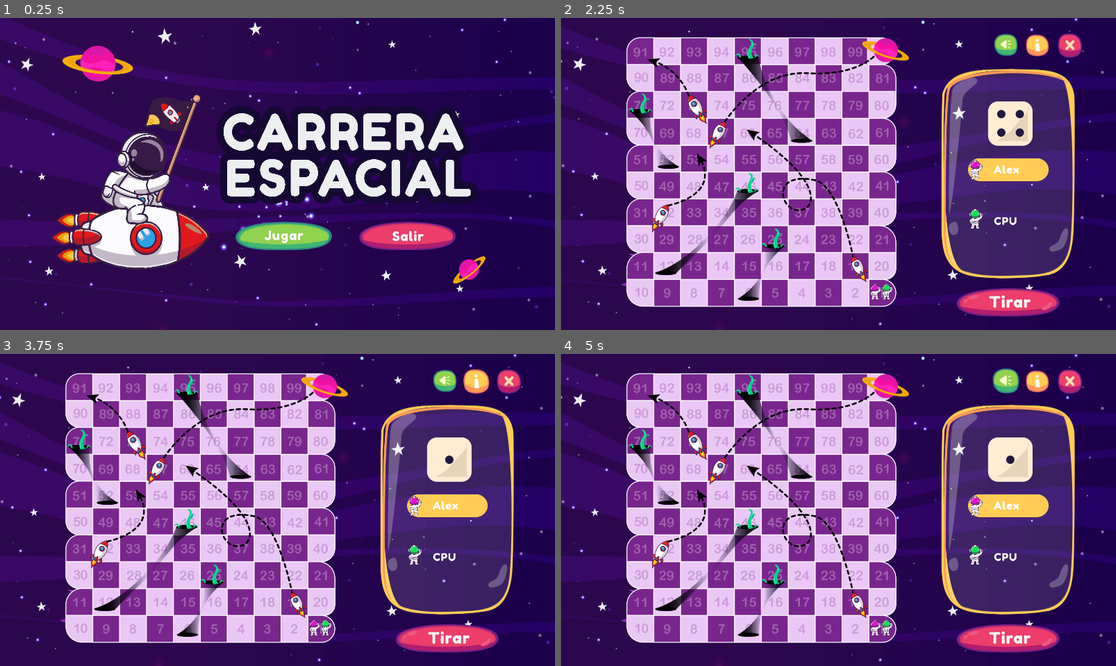
Above: before the commit, frames 1-4 (two rows, left to right).
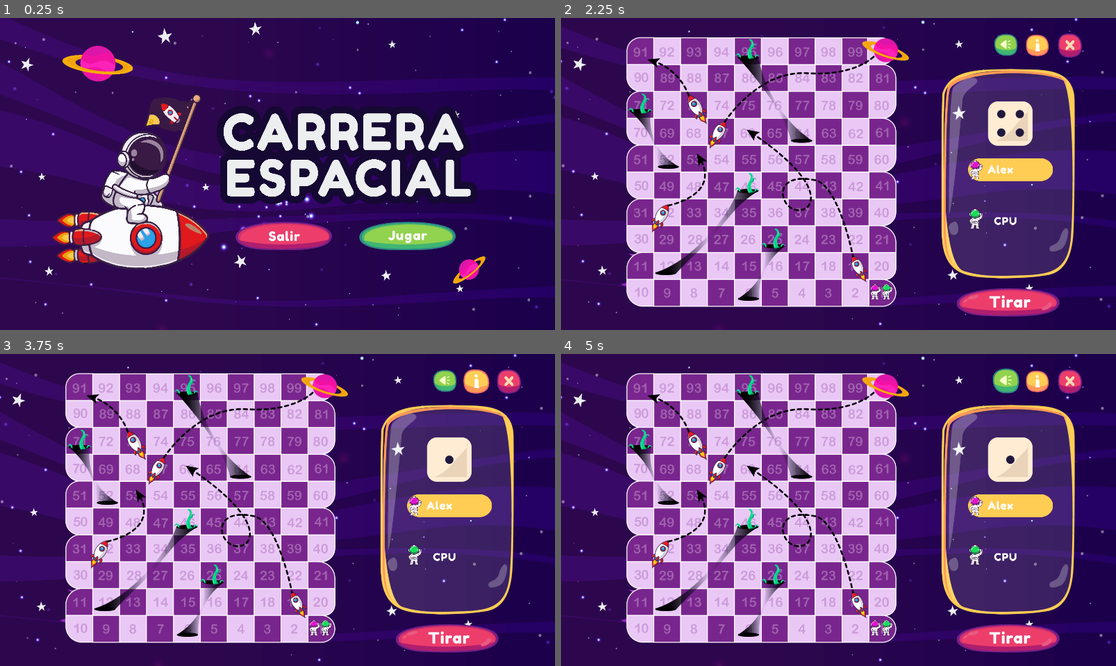
Above: after the commit, the same moments.

Repository: carrilloycardenas/Carrera-espacial
Game: Godot game, scene res://menus/inicio.tscn
The game is run twice, just before and just after one commit, with the same random seed, the same clock (stepped at 60 frames per second) and the same inputs.
Inputs (mouse positions are in pixels of both pictures, inside the frame that each line leads up to; where the layout moved, square brackets give the same spot in the first picture):
- Up to frame 1 (0.25 s): no input
- Up to frame 2 (2.25 s): click (966, 236) [844, 236] at 0.5 s; click (666, 220) at 1.27 s; type "Alex" at 1.35 s; click (838, 267) at 2 s
- Up to frame 3 (3.75 s): click (449, 637) at 2.75 s; click (477, 382) at 3.5 s
- Up to frame 4 (5 s): click (1005, 382) at 4.25 s

The runs differ from the first frame. In frame 1, 2.6% of the frame differs, in the area x 42-83%, y 65-75%; in frame 2, 0.2%; in frame 3, 0.2%; in frame 4, 0.2%.

Commit message:
Correccion de errores

Diff:
--- a/menus/inicio.tscn
+++ b/menus/inicio.tscn
@@ -6,6 +6,23 @@
 [ext_resource path="res://scripts/inicio.gd" type="Script" id=4]
 [ext_resource path="res://assets/INICIO/Boton-jugar-inicio-hover.png" type="Texture" id=5]
 [ext_resource path="res://assets/INICIO/Boton-salir-inicio-hover.png" type="Texture" id=6]
+[ext_resource path="res://assets/BOTONES/botones-no-hover.png" type="Texture" id=7]
+[ext_resource path="res://sprites/astro-ques.tscn" type="PackedScene" id=8]
+[ext_resource path="res://assets/BOTONES/botones-no.png" type="Texture" id=9]
+[ext_resource path="res://assets/BOTONES/botones-si.png" type="Texture" id=10]
+[ext_resource path="res://assets/SALIR/contenedor-salir.png" type="Texture" id=11]
+[ext_resource path="res://assets/SALIR/fondo-pop ups.png" type="Texture" id=12]
+[ext_resource path="res://assets/BOTONES/botones-si-hover.png" type="Texture" id=13]
+[ext_resource path="res://assets/SALIR/CARRERA ESPACIAL_Mesa de trabajo 1 copia 4.png" type="Texture" id=14]
+[ext_resource path="res://font/FredokaOne-Regular.ttf" type="DynamicFontData" id=15]
+
+[sub_resource type="DynamicFont" id=1]
+size = 36
+font_data = ExtResource( 15 )
+
+[sub_resource type="DynamicFont" id=2]
+size = 21
+font_data = ExtResource( 15 )
 
 [node name="Control" type="Control"]
 anchor_right = 1.0
@@ -13,6 +30,10 @@
 margin_top = -1.0
 margin_bottom = -1.0
 script = ExtResource( 4 )
+__meta__ = {
+"_edit_horizontal_guides_": [ 804.0 ],
+"_edit_vertical_guides_": [ 1409.0, 981.0 ]
+}
 
 [node name="Inicio" type="Sprite" parent="."]
 position = Vector2( 959.852, 541.875 )
@@ -20,20 +41,83 @@
 texture = ExtResource( 1 )
 
 [node name="btn-jugar" type="TextureButton" parent="."]
-margin_left = 815.0
+margin_left = 1242.59
 margin_top = 706.0
-margin_right = 1148.0
+margin_right = 1575.59
 margin_bottom = 805.0
 texture_normal = ExtResource( 3 )
 texture_hover = ExtResource( 5 )
 
 [node name="btn-salir" type="TextureButton" parent="."]
-margin_left = 1243.0
+margin_left = 815.0
 margin_top = 706.0
-margin_right = 1576.0
+margin_right = 1148.0
 margin_bottom = 805.0
 texture_normal = ExtResource( 2 )
 texture_hover = ExtResource( 6 )
 
+[node name="salir" type="Node2D" parent="."]
+visible = false
+scale = Vector2( 1.745, 1.645 )
+
+[node name="Hover-seleccionjugadores" type="Sprite" parent="salir"]
+position = Vector2( 550.133, 328.467 )
+scale = Vector2( 0.575453, 0.600856 )
+texture = ExtResource( 12 )
+
+[node name="Contenedor-advertencia" type="Sprite" parent="salir"]
+position = Vector2( 528.533, 303.934 )
+scale = Vector2( 0.53697, 0.536969 )
+texture = ExtResource( 11 )
+
+[node name="alto" type="Label" parent="salir"]
+margin_left = 386.134
+margin_top = 222.867
+margin_right = 484.134
+margin_bottom = 267.867
+custom_colors/font_color = Color( 0, 0, 0, 1 )
+custom_fonts/font = SubResource( 1 )
+text = "¡Alto!"
+
+[node name="Label" type="Label" parent="salir"]
+margin_left = 386.133
+margin_top = 285.267
+margin_right = 590.133
+margin_bottom = 340.267
+custom_colors/font_color = Color( 0, 0, 0, 1 )
+custom_fonts/font = SubResource( 2 )
+text = "¿Seguro que quieres
+ salir?"
+
+[node name="CarreraEspacialMesaDeTrabajo1Copia4" type="Sprite" parent="salir"]
+visible = false
+position = Vector2( 511.763, 288.133 )
+scale = Vector2( 0.256119, 0.256119 )
+texture = ExtResource( 14 )
+
+[node name="btn-regresar" type="TextureButton" parent="salir"]
+margin_left = 528.533
+margin_top = 356.734
+margin_right = 1108.53
+margin_bottom = 636.734
+rect_scale = Vector2( 0.26, 0.26 )
+texture_normal = ExtResource( 9 )
+texture_hover = ExtResource( 7 )
+
+[node name="astro-ques" parent="salir" instance=ExtResource( 8 )]
+position = Vector2( 749.867, 303.934 )
+scale = Vector2( 0.41, 0.41 )
+
+[node name="btn-salir-popup" type="TextureButton" parent="salir"]
+margin_left = 376.533
+margin_top = 358.867
+margin_right = 956.533
+margin_bottom = 638.867
+rect_scale = Vector2( 0.26, 0.26 )
+texture_normal = ExtResource( 10 )
+texture_hover = ExtResource( 13 )
+
 [connection signal="pressed" from="btn-jugar" to="." method="_on_btnjugar_pressed"]
 [connection signal="pressed" from="btn-salir" to="." method="_on_btnsalir_pressed"]
+[connection signal="pressed" from="salir/btn-regresar" to="." method="_on_btnregresar_pressed"]
+[connection signal="pressed" from="salir/btn-salir-popup" to="." method="_on_btnsalirpopup_pressed"]
--- a/menus/numJugadores.tscn
+++ b/menus/numJugadores.tscn
@@ -139,6 +139,70 @@
 texture_normal = ExtResource( 12 )
 texture_hover = ExtResource( 13 )
 
+[node name="txtNombre" type="LineEdit" parent="."]
+margin_left = 249.096
+margin_top = 679.114
+margin_right = 469.195
+margin_bottom = 719.114
+rect_scale = Vector2( 0.991935, 1 )
+custom_fonts/font = ExtResource( 28 )
+align = 1
+max_length = 9
+context_menu_enabled = false
+virtual_keyboard_enabled = false
+placeholder_text = "Tu nombre"
+placeholder_alpha = 0.424
+
+[node name="incorrecto" type="Node2D" parent="."]
+visible = false
+scale = Vector2( 1.745, 1.649 )
+
+[node name="Hover-seleccionjugadores" type="Sprite" parent="incorrecto"]
+position = Vector2( 550.133, 327.467 )
+scale = Vector2( 0.575453, 0.600856 )
+texture = ExtResource( 19 )
+
+[node name="Contenedor-ganaste" type="Sprite" parent="incorrecto"]
+position = Vector2( 508.8, 341.6 )
+scale = Vector2( 0.700684, 0.495648 )
+texture = ExtResource( 29 )
+
+[node name="btn-ok-incorrecto" type="TextureButton" parent="incorrecto"]
+margin_left = 416.533
+margin_top = 413.867
+margin_right = 1252.53
+margin_bottom = 732.867
+rect_scale = Vector2( 0.26, 0.26 )
+texture_normal = ExtResource( 27 )
+texture_hover = ExtResource( 23 )
+
+[node name="rightwrong" type="Label" parent="incorrecto"]
+margin_left = 210.133
+margin_top = 275.888
+margin_right = 342.133
+margin_bottom = 305.888
+custom_colors/font_color = Color( 0.215686, 0.101961, 0.270588, 1 )
+custom_fonts/font = ExtResource( 30 )
+text = "¡Error!"
+
+[node name="lblTxtIncorrecto" type="Label" parent="incorrecto"]
+margin_left = 220.0
+margin_top = 327.0
+margin_right = 713.0
+margin_bottom = 410.0
+custom_colors/font_color = Color( 0.215686, 0.101961, 0.270588, 1 )
+custom_fonts/font = ExtResource( 30 )
+text = "¡¡Introduce solo letras o numeros!!"
+autowrap = true
+
+[node name="check-incorrecto" parent="incorrecto" instance=ExtResource( 26 )]
+position = Vector2( 524.8, 179.734 )
+scale = Vector2( 0.25, 0.25 )
+
+[node name="astro-incorrecto" parent="incorrecto" instance=ExtResource( 31 )]
+position = Vector2( 832.533, 331.201 )
+scale = Vector2( 0.3, 0.3 )
+
 [node name="Hover-seleccionjugadores" type="Sprite" parent="."]
 visible = false
 position = Vector2( 983, 505 )
@@ -201,72 +265,8 @@
 position = Vector2( 118.139, 5.35709 )
 scale = Vector2( 0.328164, 0.765298 )
 
-[node name="txtNombre" type="LineEdit" parent="."]
-margin_left = 249.096
-margin_top = 679.114
-margin_right = 469.195
-margin_bottom = 719.114
-rect_scale = Vector2( 0.991935, 1 )
-custom_fonts/font = ExtResource( 28 )
-align = 1
-max_length = 25
-context_menu_enabled = false
-virtual_keyboard_enabled = false
-placeholder_text = "Tu nombre"
-placeholder_alpha = 0.424
-
-[node name="incorrecto" type="Node2D" parent="."]
-visible = false
-scale = Vector2( 1.745, 1.649 )
-
-[node name="Hover-seleccionjugadores" type="Sprite" parent="incorrecto"]
-position = Vector2( 550.133, 327.467 )
-scale = Vector2( 0.575453, 0.600856 )
-texture = ExtResource( 19 )
-
-[node name="Contenedor-ganaste" type="Sprite" parent="incorrecto"]
-position = Vector2( 508.8, 341.6 )
-scale = Vector2( 0.700684, 0.495648 )
-texture = ExtResource( 29 )
-
-[node name="btn-ok-incorrecto" type="TextureButton" parent="incorrecto"]
-margin_left = 416.533
-margin_top = 413.867
-margin_right = 1252.53
-margin_bottom = 732.867
-rect_scale = Vector2( 0.26, 0.26 )
-texture_normal = ExtResource( 27 )
-texture_hover = ExtResource( 23 )
-
-[node name="rightwrong" type="Label" parent="incorrecto"]
-margin_left = 210.133
-margin_top = 275.888
-margin_right = 342.133
-margin_bottom = 305.888
-custom_colors/font_color = Color( 0.215686, 0.101961, 0.270588, 1 )
-custom_fonts/font = ExtResource( 30 )
-text = "¡Error!"
-
-[node name="lblTxtIncorrecto" type="Label" parent="incorrecto"]
-margin_left = 220.0
-margin_top = 327.0
-margin_right = 713.0
-margin_bottom = 410.0
-custom_colors/font_color = Color( 0.215686, 0.101961, 0.270588, 1 )
-custom_fonts/font = ExtResource( 30 )
-text = "¡¡Introduce solo letras o numeros!!"
-autowrap = true
-
-[node name="check-incorrecto" parent="incorrecto" instance=ExtResource( 26 )]
-position = Vector2( 524.8, 179.734 )
-scale = Vector2( 0.25, 0.25 )
-
-[node name="astro-incorrecto" parent="incorrecto" instance=ExtResource( 31 )]
-position = Vector2( 832.533, 331.201 )
-scale = Vector2( 0.3, 0.3 )
-
 [connection signal="pressed" from="TextureButton" to="." method="_on_TextureButton_pressed"]
 [connection signal="pressed" from="1Jugador" to="." method="_on_1Jugador_pressed"]
 [connection signal="pressed" from="btn-popupSalir" to="." method="_on_btnpopupSalir_pressed"]
+[connection signal="pressed" from="incorrecto/btn-ok-incorrecto" to="." method="_on_btnokincorrecto_pressed"]
 [connection signal="pressed" from="Hover-seleccionjugadores/btn-salir" to="." method="_on_btnsalir_pressed"]
-[connection signal="pressed" from="incorrecto/btn-ok-incorrecto" to="." method="_on_btnokincorrecto_pressed"]
--- a/scripts/inicio.gd
+++ b/scripts/inicio.gd
@@ -21,4 +21,12 @@
 
 
 func _on_btnsalir_pressed():
+	get_node("salir").visible = true
+
+
+func _on_btnsalirpopup_pressed():
 	get_tree().quit()
+
+
+func _on_btnregresar_pressed():
+	get_node("salir").visible = false
--- a/scripts/tablero.gd
+++ b/scripts/tablero.gd
@@ -185,8 +185,6 @@
 	get_tree().change_scene("res://menus/inicio.tscn")
 
 func _on_btnRegRes_pressed():
-	print('holasientro')
-	print($pregunta/btnRes2.pressed)
 	var casilla = compPreg()
 	if($pregunta/btnRes2.pressed):
 		if casilla == 19:
@@ -198,6 +196,7 @@
 		elif casilla == 67:
 			currPos[player][0]+=(48.5*6)
 			currPos[player][1]-=(48.5*3)
+			get_node("ganaste").visible = true
 		elif casilla == 73:
 			currPos[player][0]-=(48.5*2)
 			currPos[player][1]-=(48.5*2)
--- a/tablero/tablero.tscn
+++ b/tablero/tablero.tscn
@@ -86,8 +86,8 @@
 texture = ExtResource( 2 )
 
 [node name="Hover-turno-jugador1" type="Sprite" parent="Fondo-espacio-dado"]
-position = Vector2( 0.810616, -14.0698 )
-scale = Vector2( 0.963422, 0.90426 )
+position = Vector2( 8.30601, -14.0698 )
+scale = Vector2( 1.01529, 0.90426 )
 texture = ExtResource( 48 )
 
 [node name="Hover-turno-jugador2" type="Sprite" parent="Fondo-espacio-dado"]
@@ -110,9 +110,9 @@
 scale = Vector2( 0.35, 0.35 )
 
 [node name="lbl-player1" type="Label" parent="Fondo-espacio-dado"]
-margin_left = -50.0006
+margin_left = -71.0
 margin_top = -38.0
-margin_right = 187.999
+margin_right = 137.0
 margin_bottom = 8.0
 custom_fonts/font = SubResource( 1 )
 text = "Mariana"
Not shown: 1 places in menus/inicio.tscn that only renumber resources
